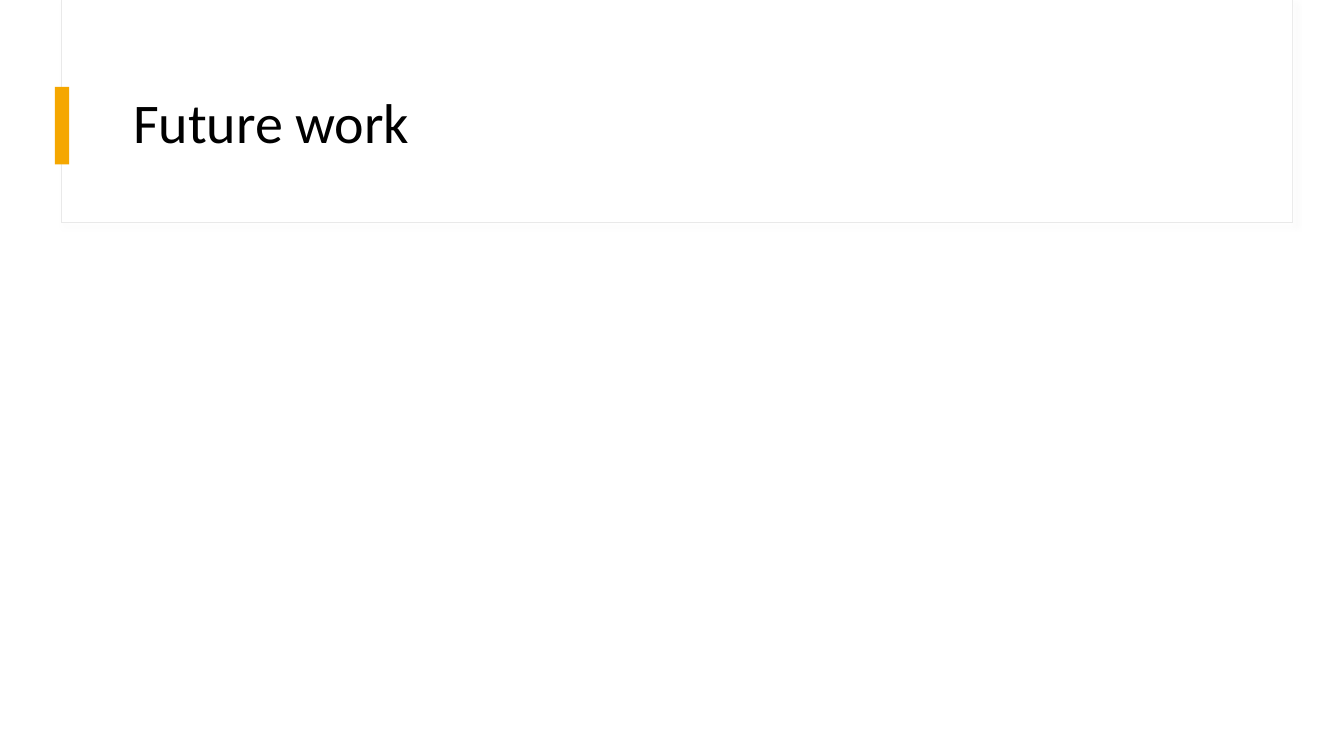
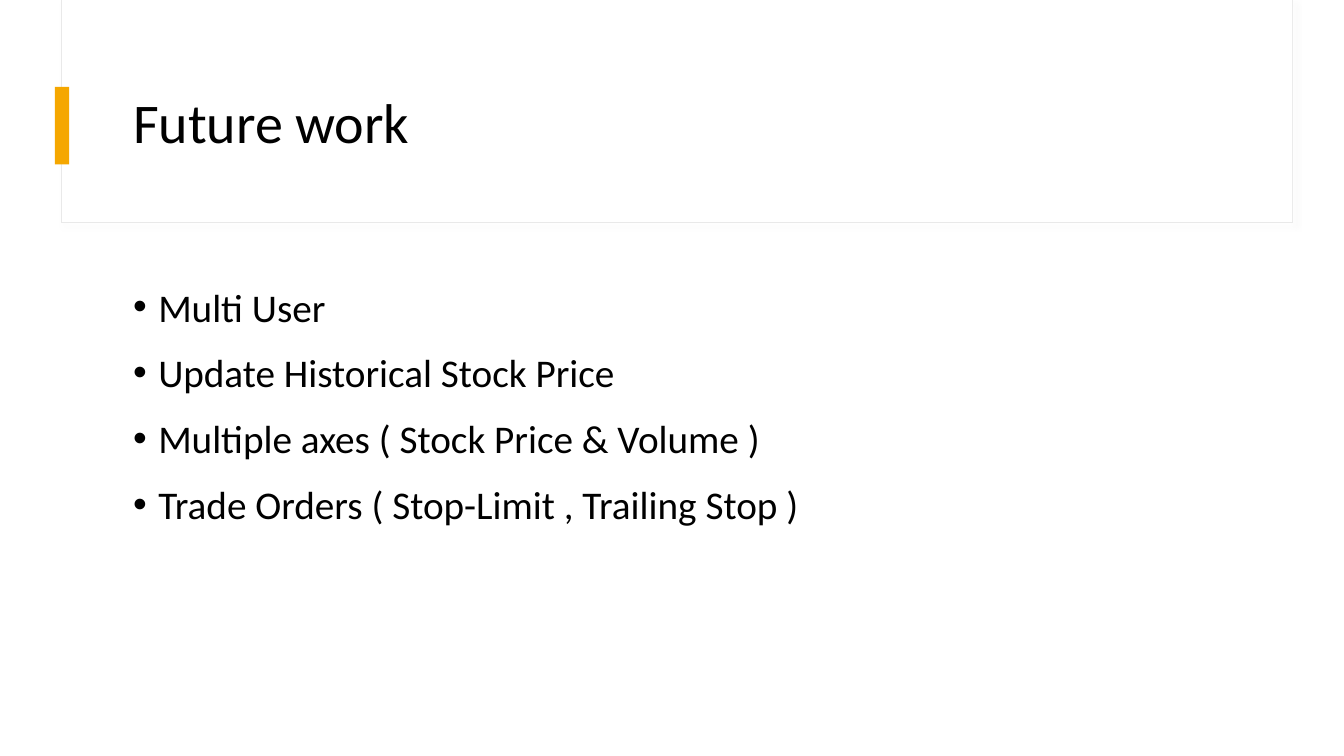
Before and after one commit to futurename/IPD20-DotNetProject, a slide deck: slide 29 of Documentation/ProjectStockMonitor.pptx (slide 27 before the commit). Drawn at 1344x756 pixels with LibreOffice and Linux fonts; fonts in the diff are those of the drawing. Boxes give left, top, right and bottom in pixels: in the first picture for what was removed or moved away, otherwise in the second. Text is boxed around its words. In the diff, an @@ line names an element or a change of style, - is before the commit and + after.

```diff
--- a/Documentation/ProjectStockMonitor.pptx
+++ b/Documentation/ProjectStockMonitor.pptx
@@ text added at (158,294,778,526), 28 pt, text #000000 @@
+• Multi User
+• Update Historical Stock Price
+• Multiple axes ( Stock Price & Volume )
+• Trade Orders ( Stop-Limit , Trailing Stop )
```
Also in this commit, not shown: 19 other slides changed, 5 slides added, 3 slides removed, 2 other files.
